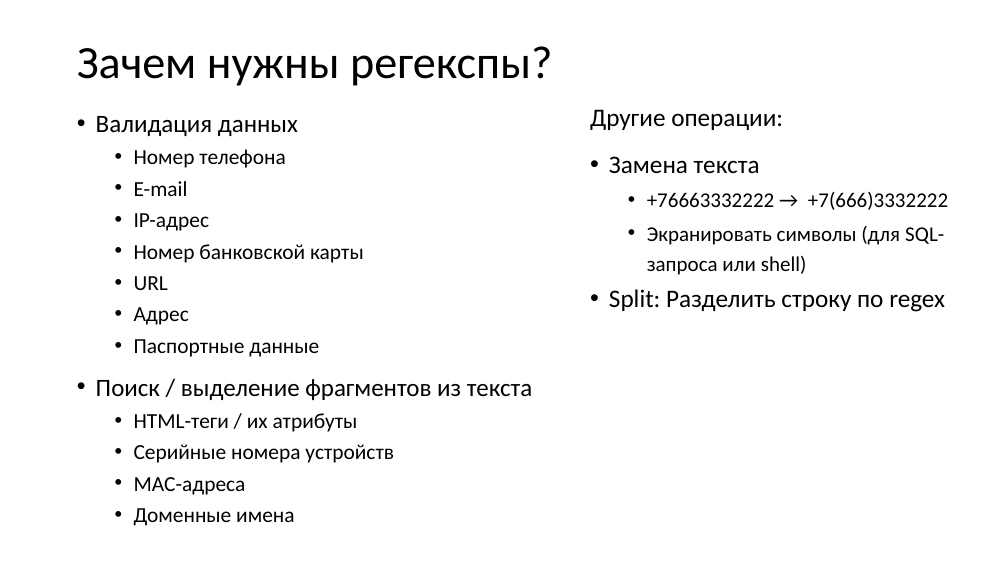
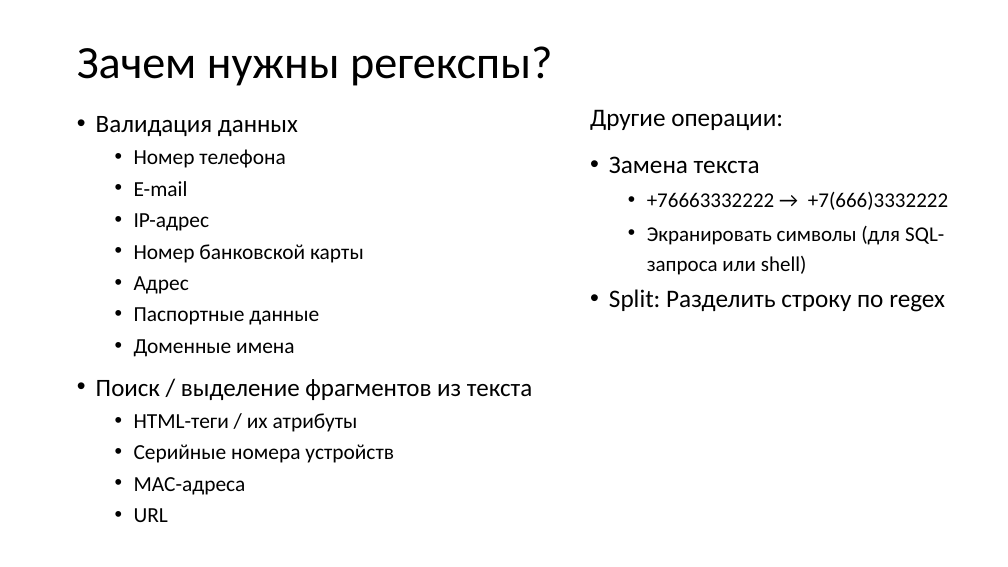
Before and after one commit to xtrueman/prog_instruments, a slide deck: slide 3 of presentations/RegularExpressions.pptx. Drawn at 1008x567 pixels with LibreOffice and Linux fonts; fonts in the diff are those of the drawing. Boxes give left, top, right and bottom in pixels: in the first picture for what was removed or moved away, otherwise in the second. Text is boxed around its words. In the diff, an @@ line names an element or a change of style, - is before the commit and + after.

```diff
--- a/presentations/RegularExpressions.pptx
+++ b/presentations/RegularExpressions.pptx
@@ text at [134,276,168,290]: paragraph removed @@
-  • URL
@@ text at [134,339,294,357]: paragraph added @@
+  • Доменные имена
@@ text at [134,508,168,522]: text changed @@
-  • Доменные имена
+  • URL
```
Also in this commit, not shown: 9 other slides changed, 1 slide added, 2 other files.
